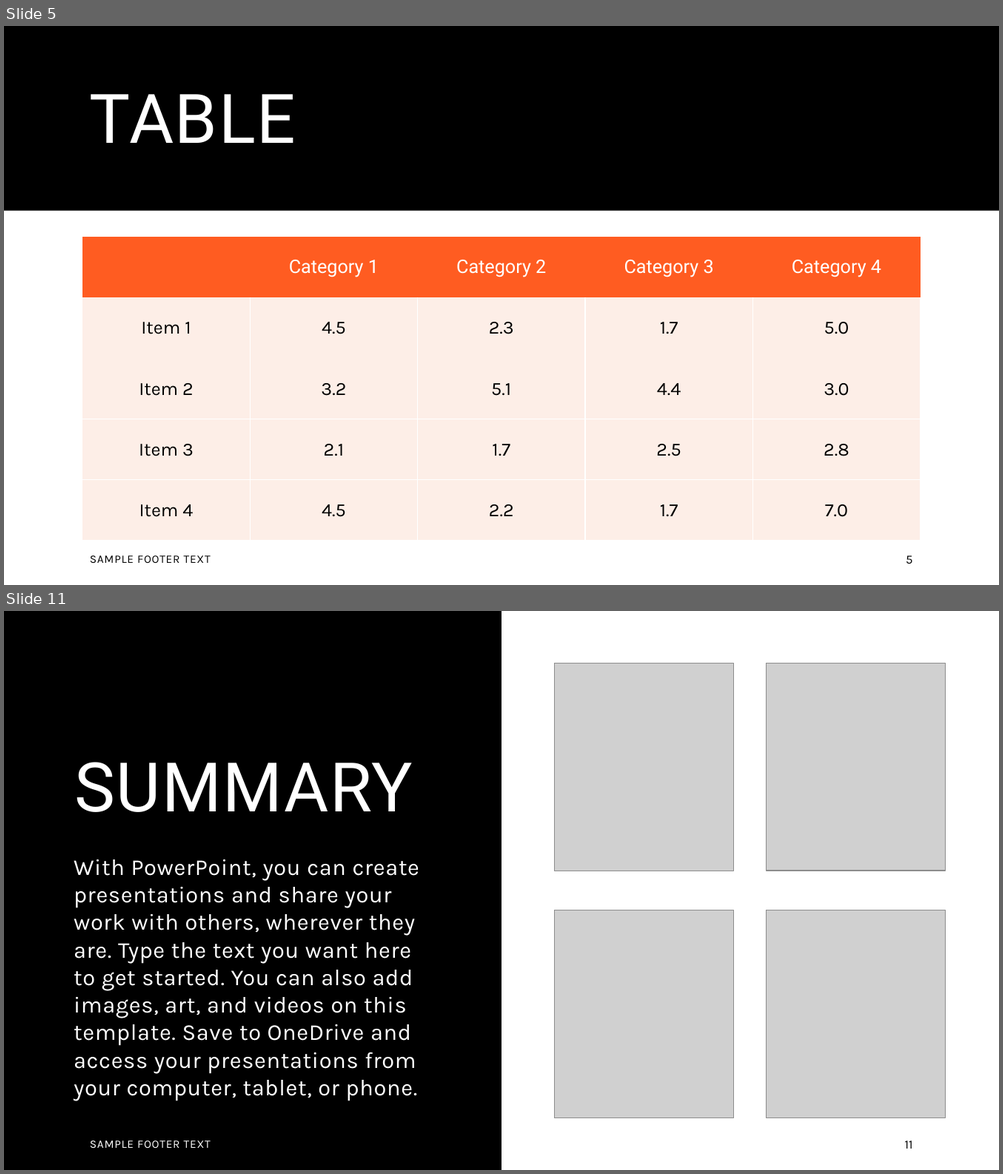
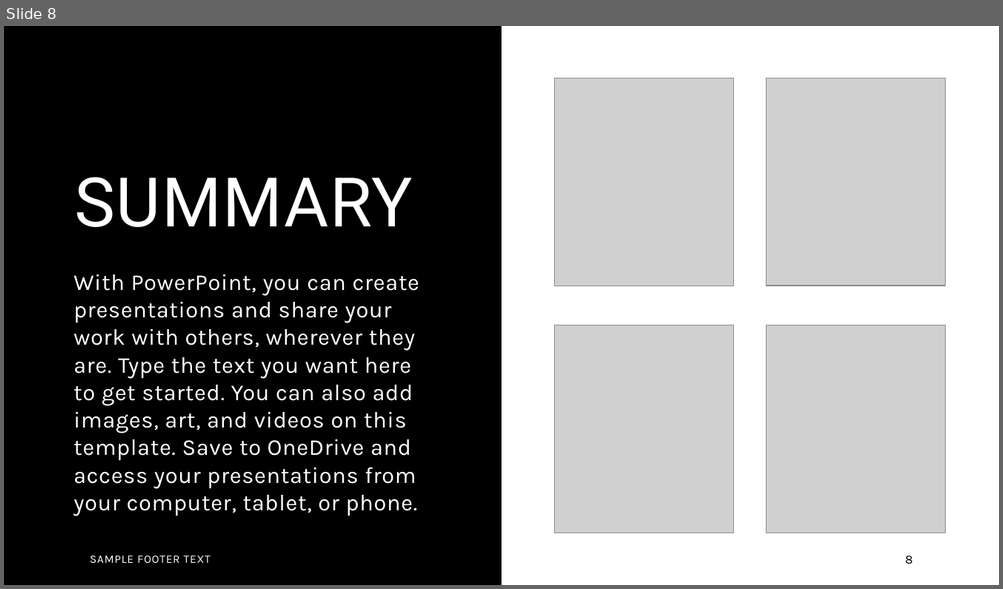
Before and after one commit to clararingrose/rguhack2024, a slide deck: rguhack2024.pptx. Shown one above the other, each under a label of ours: slides 5 and 11 before the commit, slide 8 after it; the slides between them are not shown. The pictures are 1003x1174 and 1003x589 pixels, drawn with LibreOffice and Linux fonts; fonts in the diff are those of the drawing; grey boxes stand for pictures. Boxes give left, top, right and bottom in pixels: in the first picture for what was removed or moved away, otherwise in the second. Text is boxed around its words. In the diff, an @@ line names an element or a change of style, - is before the commit and + after.

```diff
--- a/rguhack2024.pptx
+++ b/rguhack2024.pptx
@@ slide 5 removed at (4,26,999,585), background #FFFFFF @@
@@ rectangle removed at (4,26,999,211) @@
@@ title removed at (90,94,296,143) @@
-TABLE
@@ table removed at (82,237,922,541), 5 rows, 5 columns @@
- | Category 1 | Category 2 | Category 3 | Category 4
-Item 1 | 4.5 | 2.3 | 1.7 | 5.0
-Item 2 | 3.2 | 5.1 | 4.4 | 3.0
-Item 3 | 2.1 | 1.7 | 2.5 | 2.8
-Item 4 | 4.5 | 2.2 | 1.7 | 7.0
@@ text removed at (90,556,210,563) @@
-SAMPLE FOOTER TEXT
@@ page number removed at (905,556,912,564) @@
-5
@@ what was slide 11 is now slide 8 @@
@@ page number at (905,556,912,565): text changed @@
-11
+8
```
Also in this commit, not shown: 5 slides changed, 3 slides added, 5 other slides removed.
